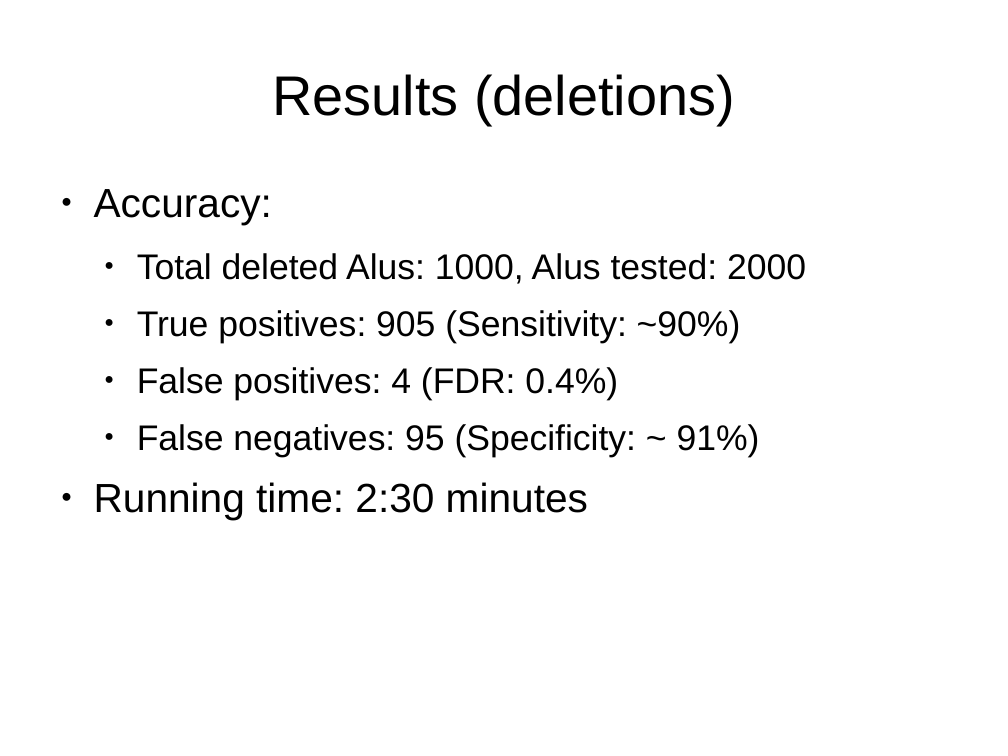
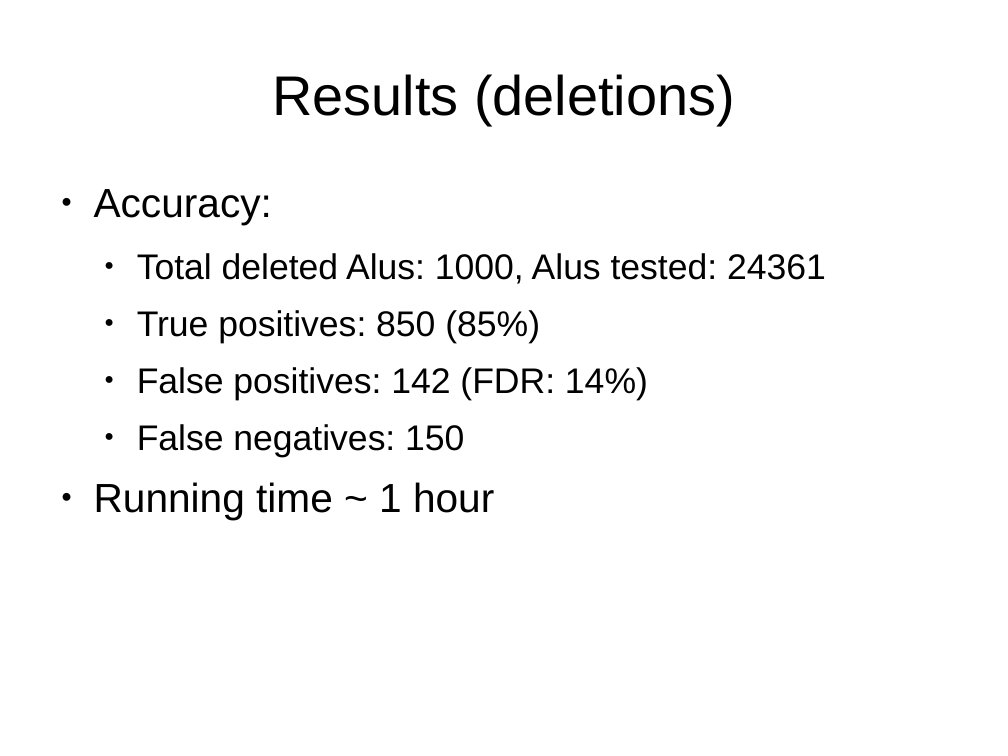
Before and after one commit to pfiziev/AluMorphix, a slide deck: slide 17 of fiziev.odp (slide 14 before the commit). Drawn at 1008x756 pixels with LibreOffice and Linux fonts; fonts in the diff are those of the drawing. Boxes give left, top, right and bottom in pixels: in the first picture for what was removed or moved away, otherwise in the second. Text is boxed around its words. In the diff, an @@ line names an element or a change of style, - is before the commit and + after.

```diff
--- a/fiziev.odp
+++ b/fiziev.odp
@@ text at [94, 253, 826, 520]: text changed @@
-  ● Total deleted Alus: 1000, Alus tested: 2000
-  ● True positives: 905 (Sensitivity: ~90%)
-  ● False positives: 4 (FDR: 0.4%)
-  ● False negatives: 95 (Specificity: ~ 91%)
-● Running time: 2:30 minutes
+  ● Total deleted Alus: 1000, Alus tested: 24361
+  ● True positives: 850 (85%)
+  ● False positives: 142 (FDR: 14%)
+  ● False negatives: 150
+● Running time ~ 1 hour
```
Also in this commit, not shown: 8 other slides changed, 4 slides added, 1 slide removed, 15 other files.
